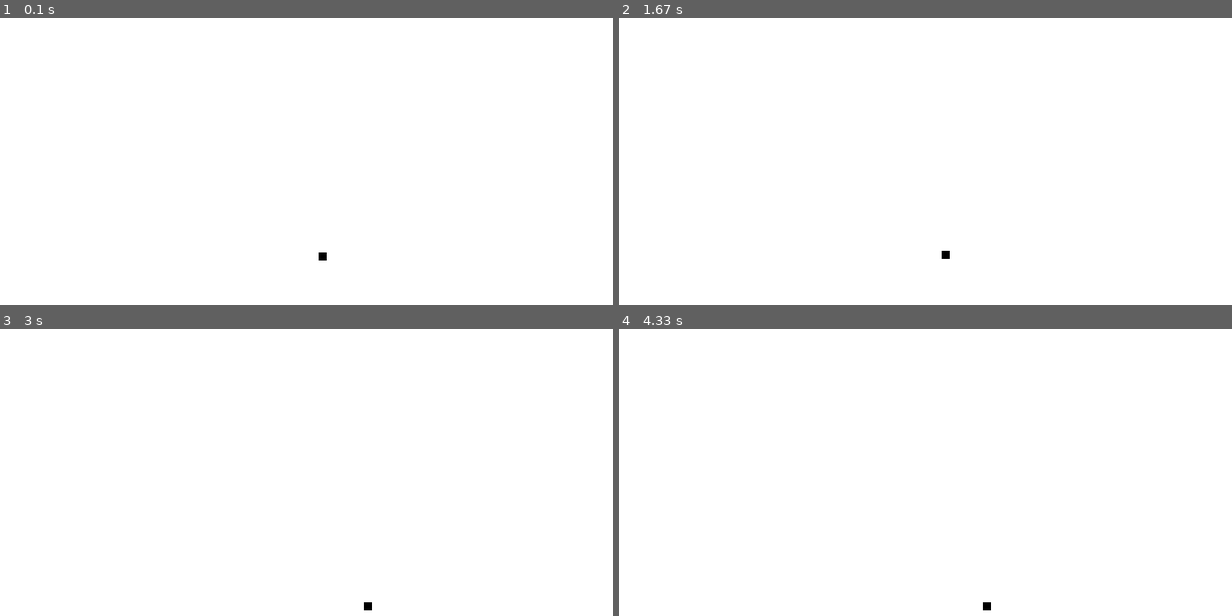
Above: before the commit, frames 1-4 (two rows, left to right).
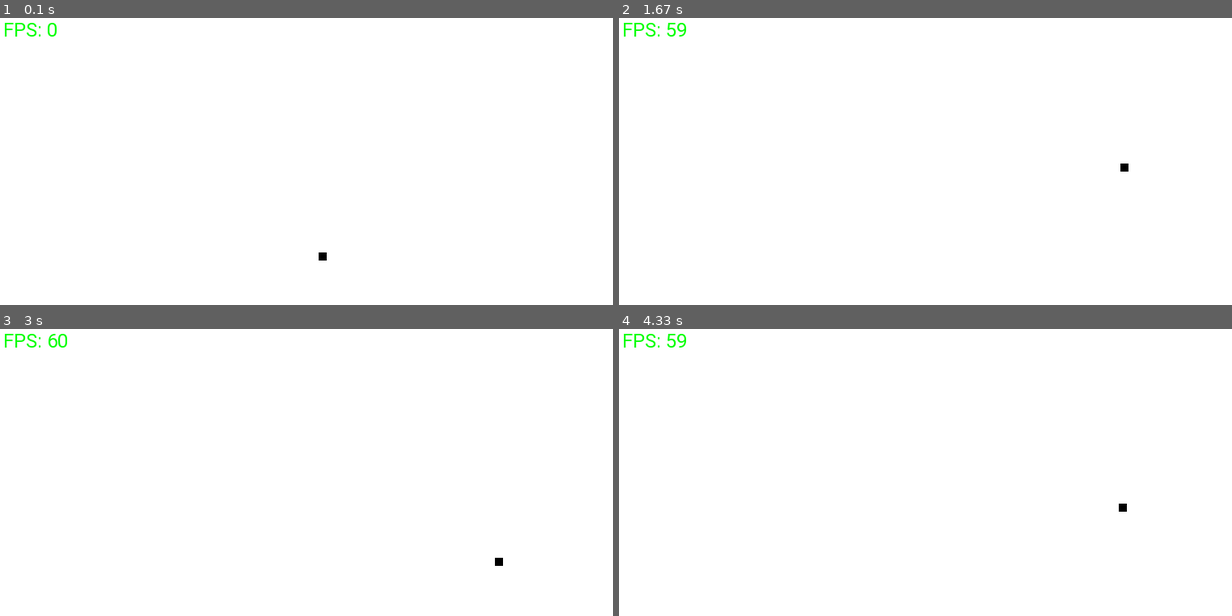
Above: after the commit, the same moments.

Repository: Khoa-Trinh/Area-of-Beast
Game: pygame game, started from main.py
Two runs of this game, one before a commit and one after it. Both use one fixed random seed, a clock stepped at 60 frames per second and the inputs below.
Inputs:
- Up to frame 1 (0.1 s): no input
- Up to frame 2 (1.67 s): hold K 0.33-0.8 s; hold Right 0.33-0.8 s; hold Right 0.83-1.3 s; hold Up 1.33-1.63 s
- Up to frame 3 (3 s): hold Right 1.67-2.13 s; tap K at 1.82 s; hold Left 2.17-2.7 s; hold Down from 2.73 s (still down)
- Up to frame 4 (4.33 s): release Down at 3.03 s; hold Left 3.07-3.47 s; tap K at 3.22 s; hold Up 3.5-3.87 s; hold Right from 3.9 s (still down)

The runs differ from the first frame. In frame 1, 0.2% of the frame differs, in the area x 0-10%, y 1-7%; in frame 2, 0.3%; in frame 3, 0.3%, in the area x 0-83%, y 1-99%; in frame 4, 0.3%.

Commit message:
Add screen management and player skill functionality; replace run.bat with r.bat

Diff:
--- /dev/null
+++ b/functions/helper.py
@@ -0,0 +1,13 @@
+import pygame as py
+
+
+def wait_then_execute(delay, action):
+    start_time = py.time.get_ticks()
+
+    def check():
+        if py.time.get_ticks() - start_time >= delay:
+            action()
+            return True
+        return False
+
+    return check
--- a/functions/index.py
+++ b/functions/index.py
@@ -2,35 +2,44 @@
 import sys
 
 from functions.player import Player
-from constants.index import height, width, caption, white
+from functions.screen import Screen
+from constants.index import caption, white
 
 
 class Main:
     def __init__(self):
         py.init()
 
-        # Self variables
-        self.screen = py.display.set_mode((height, width))
+        # Self setting
+        self.clock = py.time.Clock()
+        self.screen = Screen(self.clock)
         self.caption = py.display.set_caption(caption)
+
+        # Running
         self.running = True
 
         # Screen
         self.screen.fill(white)
 
         # Player
-        self.player = Player()
-        self.player.draw(self.screen)
-        py.display.flip()
+        self.player = Player(self.clock)
+        self.player.draw(self.screen.screen)
+        self.screen.flip()
 
     def run(self):
         while self.running:
+            self.dt = self.clock.tick(60) / 1000
+
             for e in py.event.get():
                 if e.type == py.QUIT:
                     self.running = False
 
             self.screen.fill(white)
-            self.player.move(self.screen)
-            py.display.flip()
+            self.player.action(self.screen.screen, self.dt)
+
+            self.screen.get_FPS()
+
+            self.screen.flip()
 
         py.quit()
         sys.exit()
--- a/functions/player.py
+++ b/functions/player.py
@@ -1,63 +1,51 @@
 import pygame as py
 
 from constants.index import plr_x, plr_y, plr_height, plr_width, plr_color
+from functions.skill import Skill1
 
 
 class Player:
-    def __init__(self):
+    def __init__(self, clock: py.time.Clock):
+        # Player settings
         self.x = plr_x
         self.y = plr_y
         self.height = plr_height
         self.width = plr_width
         self.color = plr_color
+        self.clock = clock
+
+        # Player movement
         self.can_move = True
-        self.coolDown = 0
-        self.waiting = False
-        self.wait_phase = 0
-        self.wait_start = 0
 
-    def draw(self, screen):
+        # Player skill
+        self.skill1 = Skill1(plr_width, plr_height)
+
+    def draw(self, screen: py.Surface):
         py.draw.rect(screen, self.color, (self.x, self.y, self.width, self.height))
 
-    def move(self, screen, x=0, y=0, velo=0.1):
-        current_time = py.time.get_ticks()
-        coolDown = 1000
+    def movement(self, screen: py.Surface, dt: float, velo=200):
         key = py.key.get_pressed()
-
         if self.can_move:
-            if key[py.K_LEFT] and self.x > 0:
-                self.x -= velo
-            if key[py.K_RIGHT] and self.x < screen.get_width() - self.width:
-                self.x += velo
-            if key[py.K_UP] and self.y > 0:
-                self.y -= velo
-            if key[py.K_DOWN] and self.y < screen.get_height() - self.height:
-                self.y += velo
-
-            if (
-                key[py.K_k]
-                and self.wait_phase == 0
-                and (current_time - self.coolDown >= coolDown)
-            ):
-                self.can_move = False
-                self.x = min(max(self.x + 50, 0), screen.get_width() - self.width)
-                self.y = min(max(self.y + 50, 0), screen.get_height() - self.height)
-                self.wait_phase = 1
-                self.wait_start = current_time
-
-            if self.wait_phase == 1 and (current_time - self.wait_start >= 50):
-                self.x = min(max(self.x + 50, 0), screen.get_width() - self.width)
-                self.y = min(max(self.y - 50, 0), screen.get_height() - self.height)
-                self.wait_phase = 2
-                self.wait_start = current_time
-
-            if self.wait_phase == 2 and (current_time - self.wait_start >= 50):
-                self.x = min(max(self.x + 50, 0), screen.get_width() - self.width)
-                self.y = min(max(self.y + 50, 0), screen.get_height() - self.height)
-                self.coolDown = current_time
-                self.can_move = True
-                self.wait_phase = 0
+            if key[py.K_LEFT]:
+                self.x = max(self.x - velo * dt, 0)
+            if key[py.K_RIGHT]:
+                self.x = min(self.x + velo * dt, screen.get_width() - self.width)
+            if key[py.K_UP]:
+                self.y = max(self.y - velo * dt, 0)
+            if key[py.K_DOWN]:
+                self.y = min(self.y + velo * dt, screen.get_height() - self.height)
 
         self.draw(screen)
 
-        self.draw(screen)
+    def skill(self, screen: py.Surface):
+        key = py.key.get_pressed()
+
+        # Skill 1
+        if key[py.K_k]:
+          self.x, self.y = self.skill1.action(screen, self.x, self.y)
+          self.draw(screen)
+
+
+    def action(self, screen: py.Surface, dt: float):
+        self.movement(screen, dt)
+        self.skill(screen)
--- /dev/null
+++ b/functions/screen.py
@@ -0,0 +1,26 @@
+import pygame as py
+
+from constants.index import height, width, green
+
+
+class Screen:
+    def __init__(self, clock: py.time.Clock):
+        self.screen = py.display.set_mode((height, width))
+        self.font = py.font.Font(py.font.match_font("roboto"), 24)
+        self.clock = clock
+
+    # Methods
+    def fill(self, color):
+        self.screen.fill(color)
+
+    def blit(self, image, position):
+        self.screen.blit(image, position)
+
+    def flip(self):
+        py.display.flip()
+
+    # FPS
+    def get_FPS(self):
+        fps = str(int(self.clock.get_fps()))
+        fps_text = self.font.render(f"FPS: {fps}", 1, green)
+        self.screen.blit(fps_text, (10, 10))
--- /dev/null
+++ b/functions/skill.py
@@ -0,0 +1,38 @@
+import pygame as py
+
+
+class Skill1:
+    def __init__(self, width, height):
+        self.width = width
+        self.height = height
+        self.current_step = 0  # Track the current step
+        self.last_step_time = 0  # Track when the last step happened
+        self.step_delay = 50
+
+    def action(self, screen: py.Surface, x, y):
+        current_time = py.time.get_ticks()
+        if current_time - self.last_step_time >= self.step_delay:
+            self.current_step += 1  # Move to the next step
+            self.last_step_time = current_time  # Reset the timer
+
+            # Define step functions
+            step_functions = {1: self.step_1, 2: self.step_2, 3: self.step_1}
+            step_function = step_functions.get(self.current_step, None)
+
+            # If a valid step exists, execute it
+            if step_function:
+                return step_function(screen, x, y)
+            else:
+                self.current_step = 0  # Reset step sequence after the last step
+
+        return x, y
+
+    def step_1(self, screen: py.Surface, x, y):
+        x = max(0, min(x + 5, screen.get_width() - self.width))
+        y = max(0, min(y + 50, screen.get_height() - self.height))
+        return x, y
+
+    def step_2(self, screen: py.Surface, x, y):
+        x = max(0, min(x + 5, screen.get_width() - self.width))
+        y = max(0, min(y - 100, screen.get_height() - self.height))
+        return x, y
Binary file added: assets/fonts/Roboto-VariableFont_wdth,wght.ttf
Not shown, added: r.bat
